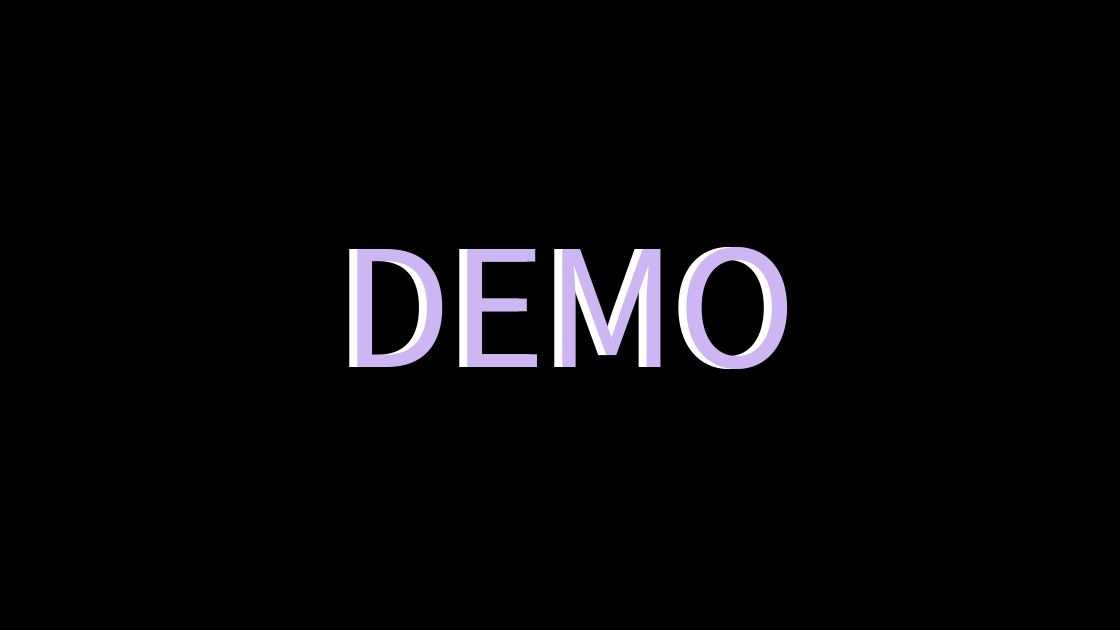
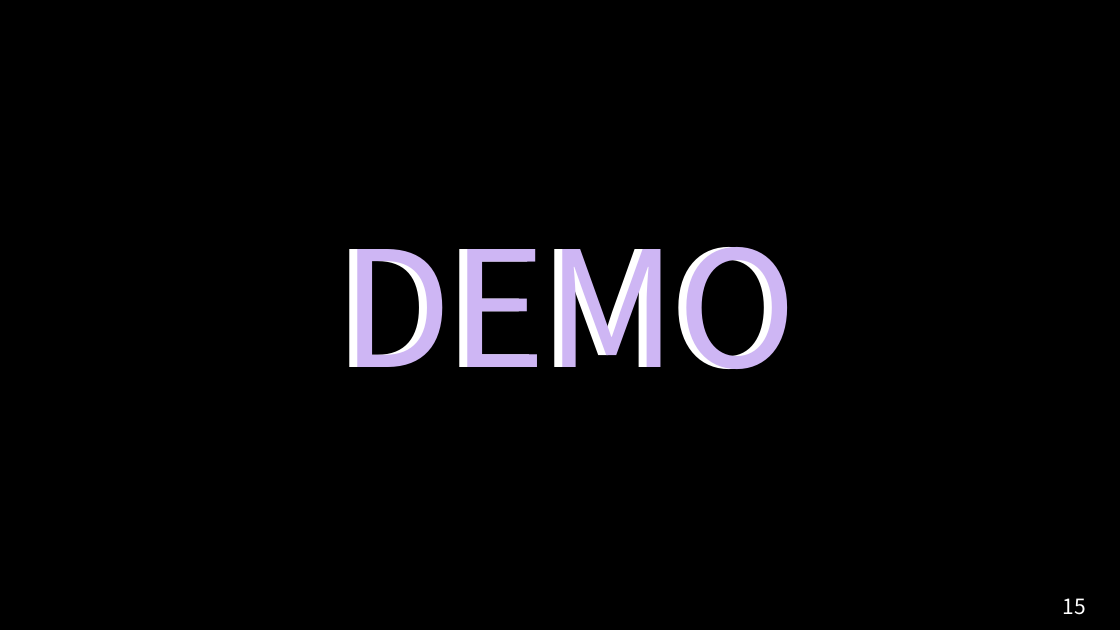
Before and after one commit to samh99474/Python_Final_Project_RecommenderSystem, a slide deck: slide 15 of 報告資料/期末報告Python_Movie_RecommerSystem.pptx (slide 14 before the commit). Drawn at 1120x630 pixels with LibreOffice and Linux fonts; fonts in the diff are those of the drawing. Boxes give left, top, right and bottom in pixels: in the first picture for what was removed or moved away, otherwise in the second. Text is boxed around its words. In the diff, an @@ line names an element or a change of style, - is before the commit and + after.

```diff
--- a/報告資料/期末報告Python_Movie_RecommerSystem.pptx
+++ b/報告資料/期末報告Python_Movie_RecommerSystem.pptx
@@ text added at [1063, 598, 1086, 615], 18 pt, text #FFFFFF @@
+15
```
Also in this commit, not shown: 13 other slides changed, 2 slides added.
